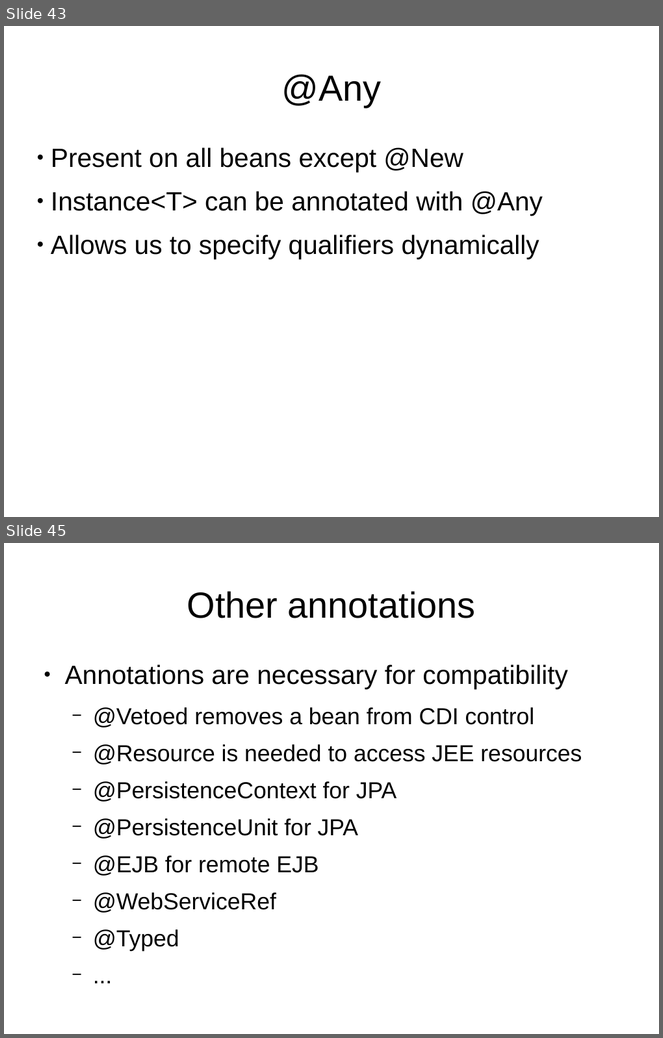
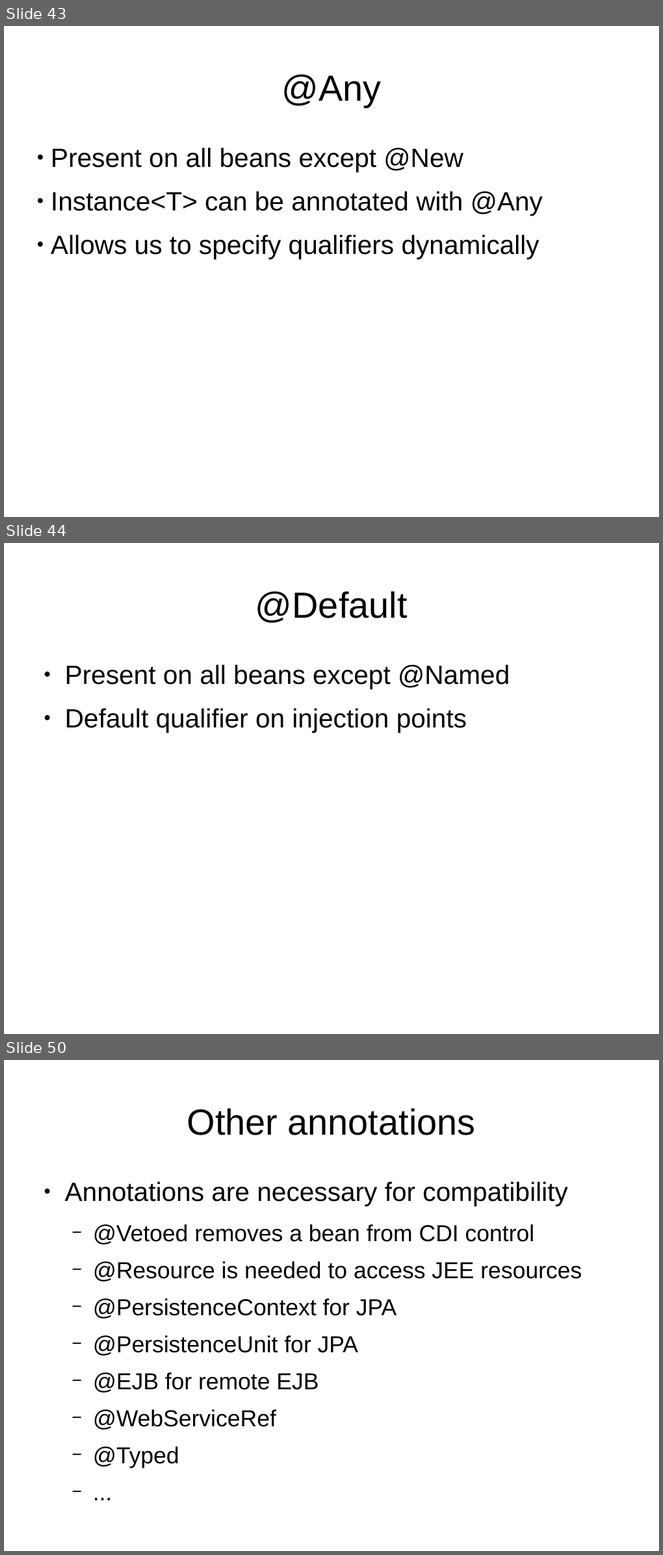
Before and after one commit to FrigoCoder/CDI, a slide deck: CDI.odp. Shown one above the other, each under a label of ours: slides 43 and 45 before the commit, slides 43, 44 and 50 after it; the slides between them are not shown. The pictures are 663x1038 and 663x1555 pixels, drawn with LibreOffice and Linux fonts; fonts in the diff are those of the drawing. Boxes give left, top, right and bottom in pixels: in the first picture for what was removed or moved away, otherwise in the second. Text is boxed around its words. In the diff, an @@ line names an element or a change of style, - is before the commit and + after.

```diff
--- a/CDI.odp
+++ b/CDI.odp
@@ slide 44 added at <box>4,543,659,1034</box>, background #FFFFFF @@
@@ title added at <box>256,591,408,623</box>, 44 pt, text #000000 @@
+@Default
@@ text added at <box>65,665,510,733</box>, 32 pt, text #000000 @@
+● Present on all beans except @Named
+● Default qualifier on injection points
@@ what was slide 45 is now slide 50 @@
```
Also in this commit, not shown: 2 slides changed, 6 other slides added.
